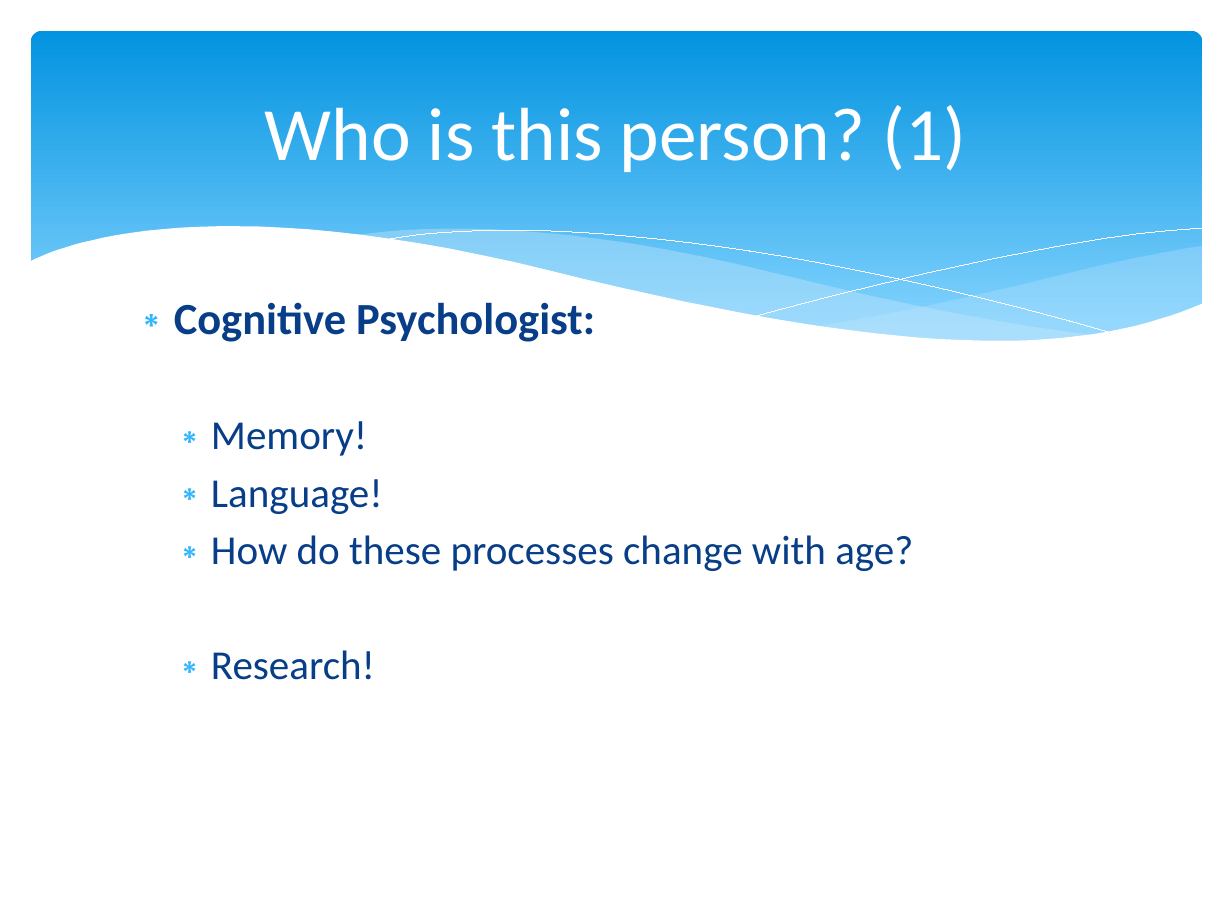
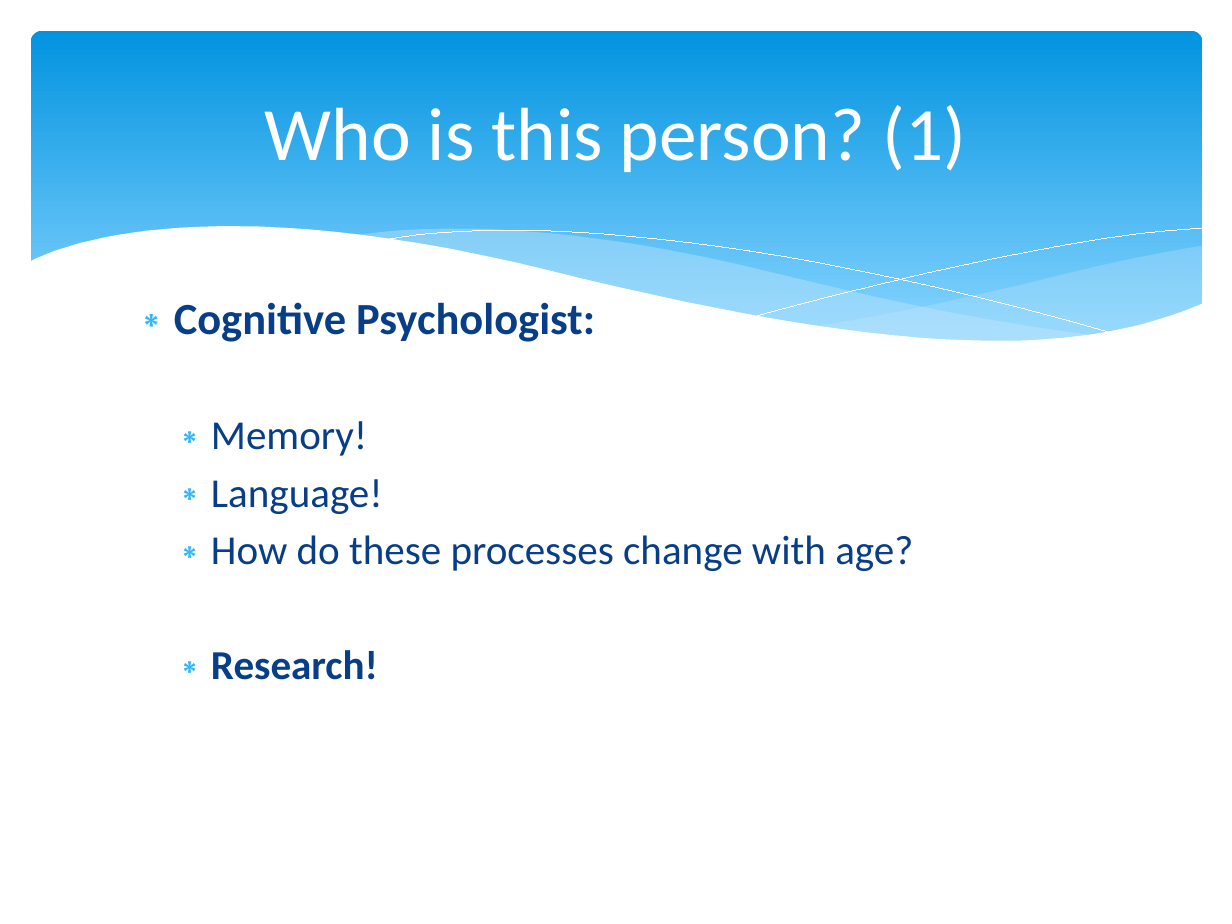
Before and after one commit to npm27/Teaching-Materials, a slide deck: slide 2 of Research Methods/Slides/0 First Day Info_d2l.pptx. Drawn at 1232x924 pixels with LibreOffice and Linux fonts; fonts in the diff are those of the drawing. Boxes give left, top, right and bottom in pixels: in the first picture for what was removed or moved away, otherwise in the second. Text is boxed around its words. In the diff, an @@ line names an element or a change of style, - is before the commit and + after.

```diff
--- a/Research Methods/Slides/0 First Day Info_d2l.pptx
+++ b/Research Methods/Slides/0 First Day Info_d2l.pptx
@@ text at <box>211,650,378,680</box>: bold on in "Research!" @@
```
Also in this commit, not shown: 1 other slide changed, 7 other files.
